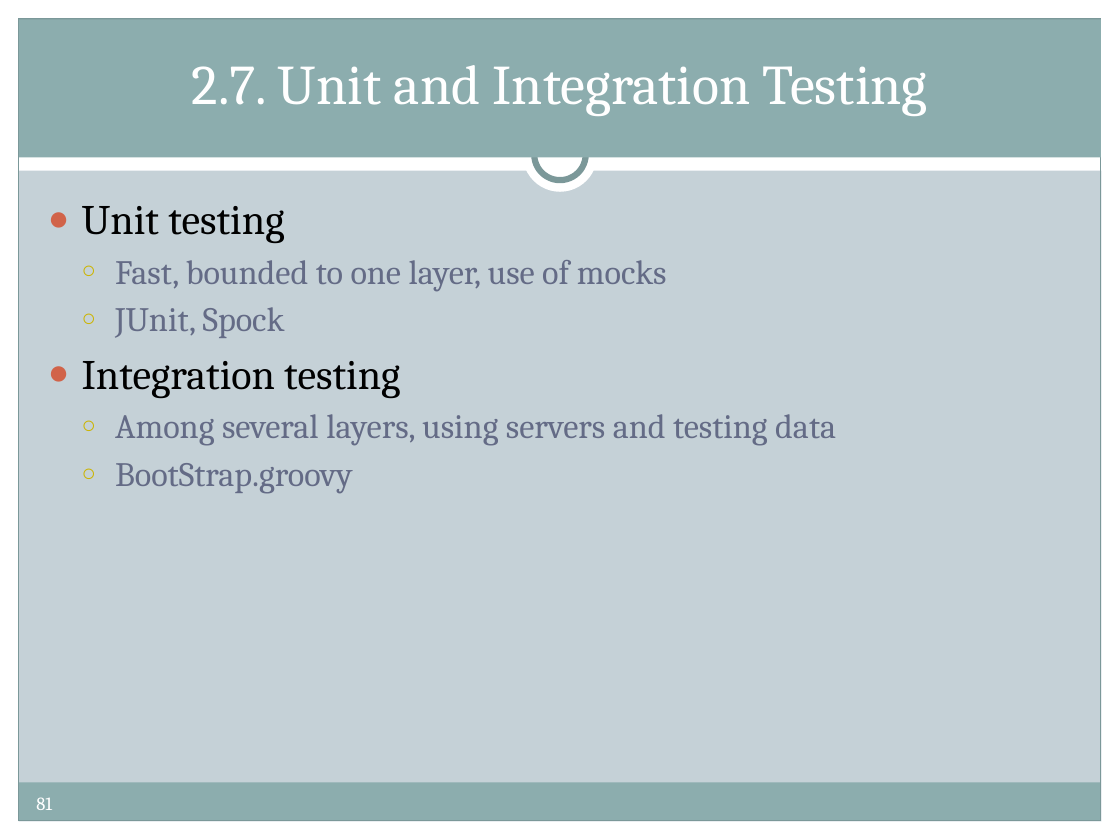
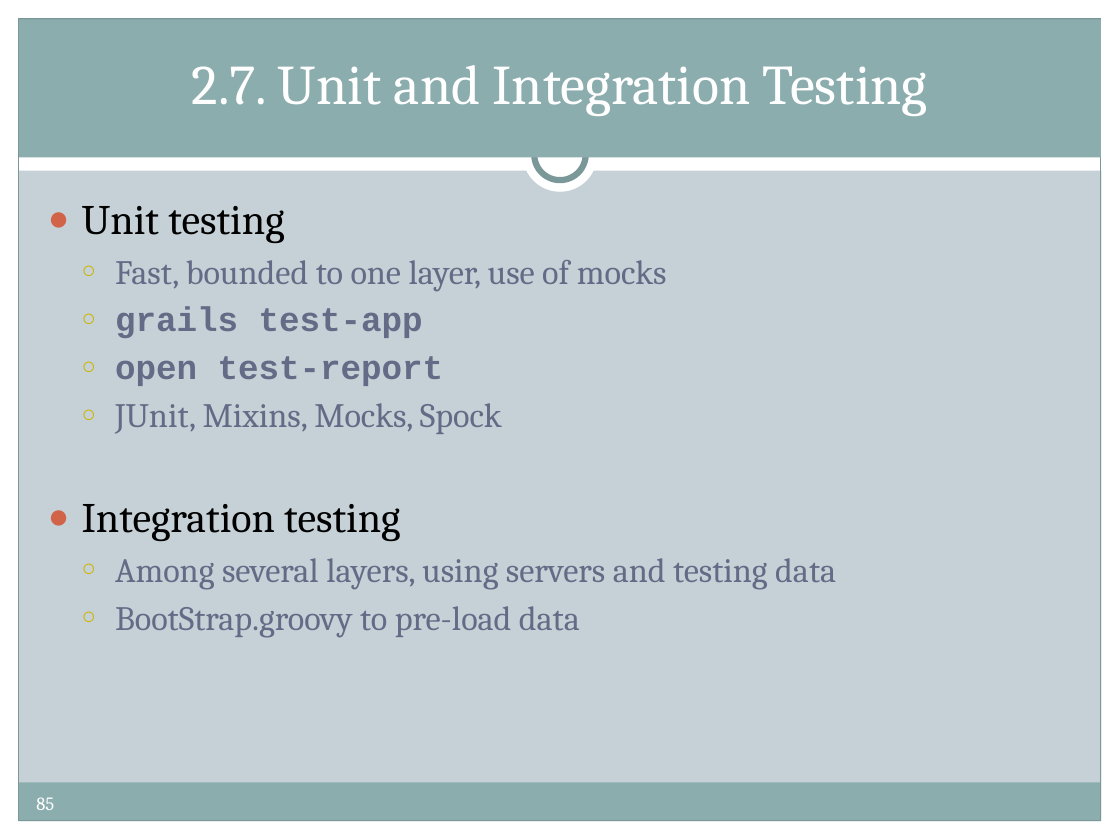
Before and after one commit to pronoide/groovy-and-grails-training-greach-2015, a slide deck: slide 85 of ppts/GROOVY & GRAILS.pptx (slide 81 before the commit). Drawn at 1120x840 pixels with LibreOffice and Linux fonts; fonts in the diff are those of the drawing; background and template pictures are left out. Boxes give left, top, right and bottom in pixels: in the first picture for what was removed or moved away, otherwise in the second. Text is boxed around its words. In the diff, an @@ line names an element or a change of style, - is before the commit and + after.

```diff
--- a/ppts/GROOVY & GRAILS.pptx
+++ b/ppts/GROOVY & GRAILS.pptx
@@ text at [115,306,502,434]: text changed; font Cambria to Courier New; bold on @@
-  ○ JUnit, Spock
+  ○ grails test-app
+  ○ open test-report
+  ○ JUnit, Mixins, Mocks, Spock
@@ text at [115,606,580,637]: text changed @@
-  ○ BootStrap.groovy
+  ○ BootStrap.groovy to pre-load data
@@ page number at [36,797,54,810]: text changed @@
-81
+85
```
Also in this commit, not shown: 3 other slides changed, 6 slides added, 1 slide removed.
